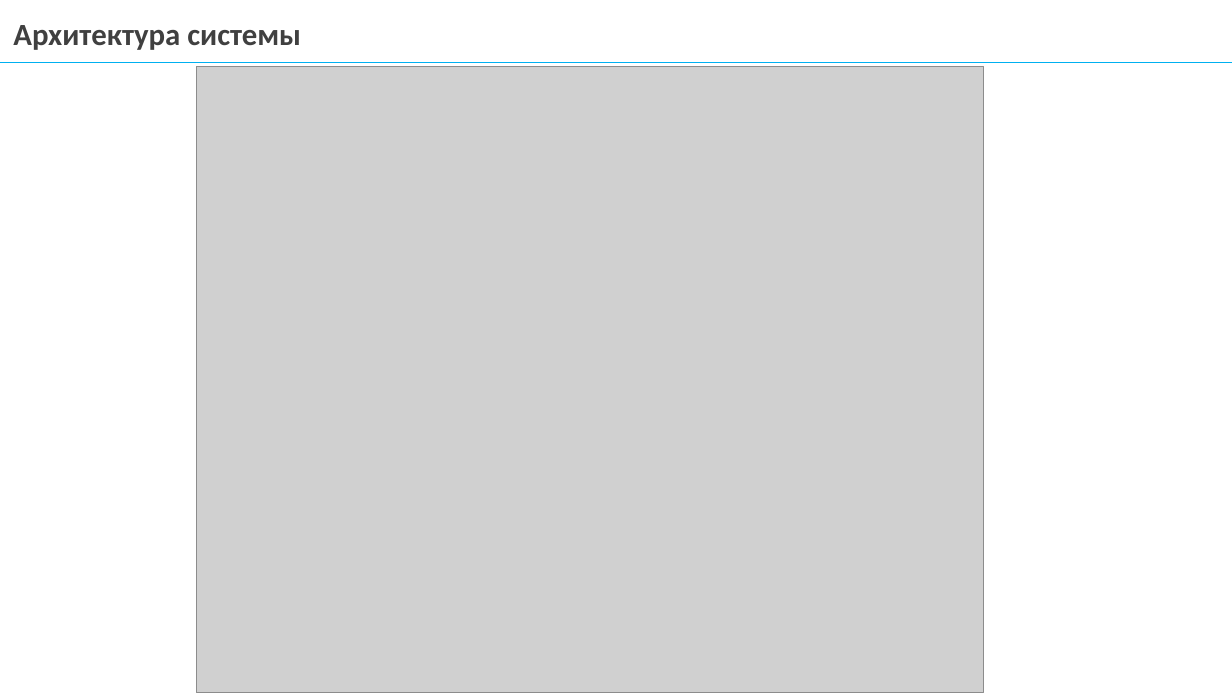
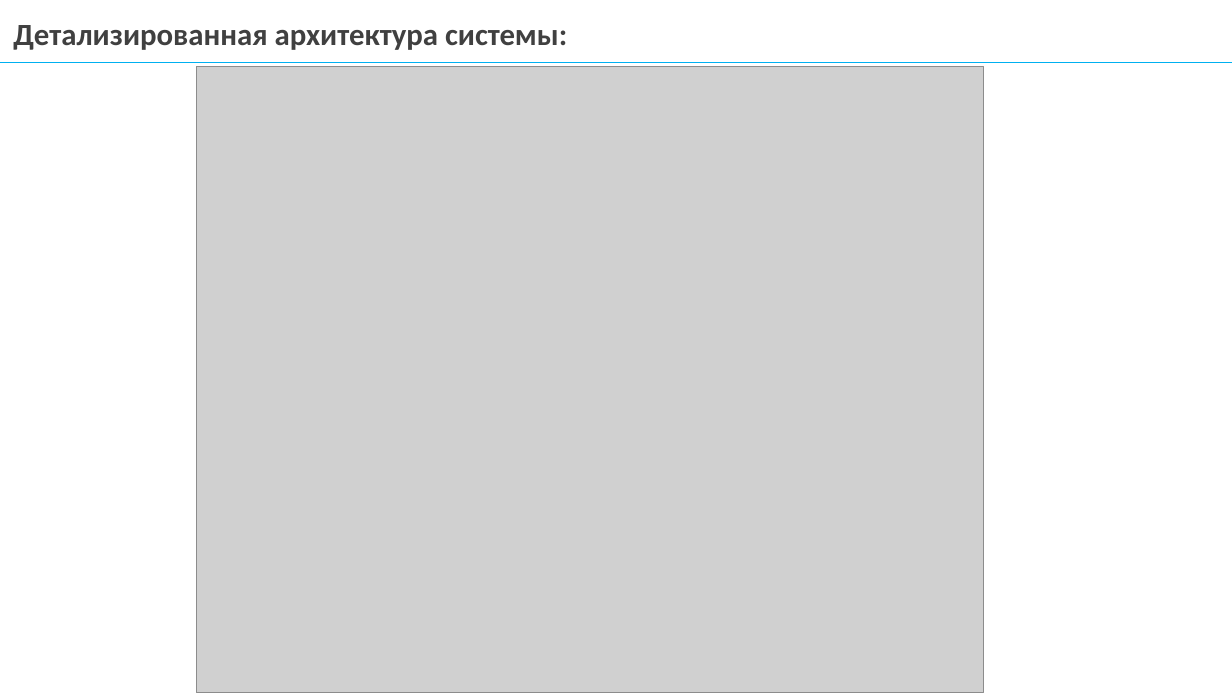
Before and after one commit to mcdodik20008/docs, a slide deck: slide 10 of Презентация диплома.pptx (slide 9 before the commit). Drawn at 1232x693 pixels with LibreOffice and Linux fonts; fonts in the diff are those of the drawing; grey boxes stand for pictures; background and template pictures are left out. Boxes give left, top, right and bottom in pixels: in the first picture for what was removed or moved away, otherwise in the second. Text is boxed around its words. In the diff, an @@ line names an element or a change of style, - is before the commit and + after.

```diff
--- a/Презентация диплома.pptx
+++ b/Презентация диплома.pptx
@@ text at (13, 25, 567, 50): text changed; text colour #646464 to #404040 @@
-Архитектура системы
+Детализированная архитектура системы:
```
Also in this commit, not shown: 14 other slides changed, 4 slides added, 3 slides removed, 4 other files.
